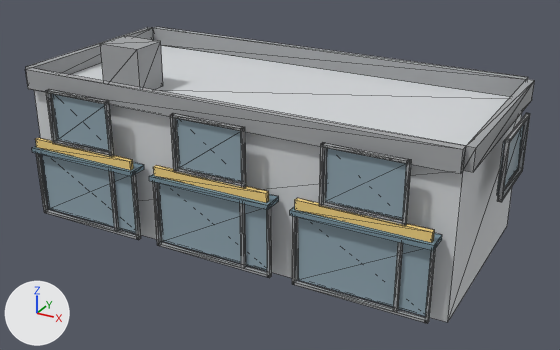
Renders of the glTF model public/buildings/commercial_2x1_a.glb from each side of a commit.
Rendered twice from a 50 mm camera at (19.06, -17.74, 12.15) aimed at (7.72, 2.87, 1.84). Every picture has the same lights, and +X, +Y and +Z are marked at lower left. The picture after the commit comes second. Mesh edges are drawn as thin lines. Vertices at exactly the same position are counted once.

Names of what the first picture shows: 'commercial_2x1_a_0'.
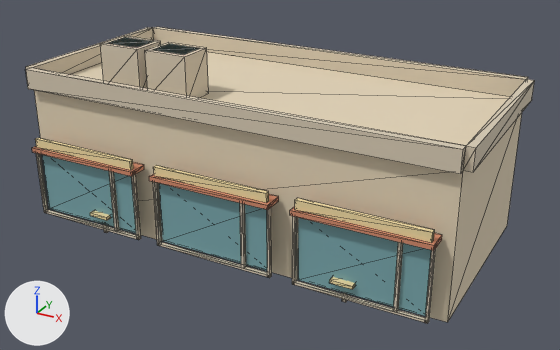
Pixel boxes (x1, y1, x2, y2) of what changed, in the pictures (560 x 350 px):
'commercial_2x1_a_0', recoloured, reshaped (grey to beige)
    both: (25, 27, 535, 323)
part 1 of me_commercial_2x1_a_0, added (beige)
    after: (145, 42, 209, 98)
part 2 of me_commercial_2x1_a_0, added
    after: (90, 211, 111, 220)
part 3 of me_commercial_2x1_a_0, added
    after: (329, 277, 355, 289)
part 4 of me_commercial_2x1_a_0, deleted
    before: (46, 89, 530, 225)
part 5 of me_commercial_2x1_a_0, added
    after: (109, 37, 199, 55)

The change, as a list of edits to the scene's bpy script:
```text
Change mat_commercial_2x1_a_wall:
    mat_commercial_2x1_a_wall.base_color: (0.66, 0.68, 0.7) -> (0.77, 0.66, 0.48)  # light grey #d4d7da -> beige #e3d4b8
Change mat_commercial_2x1_a_trim:
    mat_commercial_2x1_a_trim.base_color: (0.363, 0.374, 0.385) -> (0.69, 0.6, 0.46)  # grey #a2a5a7 -> beige #d8cbb5
Change mat_commercial_2x1_a_awning:
    mat_commercial_2x1_a_awning.base_color: (0.18, 0.28, 0.34) -> (0.66, 0.26, 0.15)  # greyish blue #76909e -> beige #d48b6c
Change me_commercial_2x1_a_0:
    used by ob_commercial_2x1_a_0; location = (0.0, 0.0, 0.0)
    verts and faces of me_commercial_2x1_a_0; kept vertices keep their numbers, new ones are numbered from 548
    remove me_commercial_2x1_a_0.from_pydata(...)  # 548 vertices, 840 faces; spans x -0.6..15.1, y -0.8..7.1, z 0.0..6.0
    add me_commercial_2x1_a_0.from_pydata(...)  # 276 vertices, 424 faces; spans x -0.2..14.8, y -0.8..6.8, z 0.0..6.0
    me_commercial_2x1_a_0 part 1: a new loose piece, a box spanning x 4.0..5.5, y 1.0..2.2, z 4.5..6.0, in mat_commercial_2x1_a_trim (beige #d8cbb5)
    me_commercial_2x1_a_0 part 2: a new loose piece, a box spanning x 2.55..3.25, y -0.68..-0.1, z 0.65..0.76, in mat_commercial_2x1_a_sign (beige #f0dda6)
    me_commercial_2x1_a_0 part 3: a new loose piece, a box spanning x 11.25..11.95, y -0.68..-0.1, z 0.65..0.76, in mat_commercial_2x1_a_sign (beige #f0dda6)
    me_commercial_2x1_a_0 part 4: 40 loose pieces with 320 vertices, spanning x -0.6..15.1, y -0.6..7.1, z 2.9..4.7, are deleted
    me_commercial_2x1_a_0 part 5
    add verts[548] = (2.3, 1.1, 6.0)  # pixel (106, 43)
    add verts[549] = (2.3, 2.0, 6.0)  # pixel (124, 37)
    add verts[550] = (4.1, 1.1, 6.0)  # pixel (151, 49)
    add verts[551] = (4.1, 2.0, 6.0)  # pixel (169, 43)
    add for new, old in zip([*range(552, 556)], [*range(548, 552)]): verts[new] = verts[old] + (1.2, 0.0, 0.0)
    add faces += [(548, 549, 553), (548, 553, 552), (550, 551, 555), (550, 555, 554)]  # mat_commercial_2x1_a_glass (cyan #7caaaf)
    other edits to the shape of me_commercial_2x1_a_0 do not show in these pictures
```
